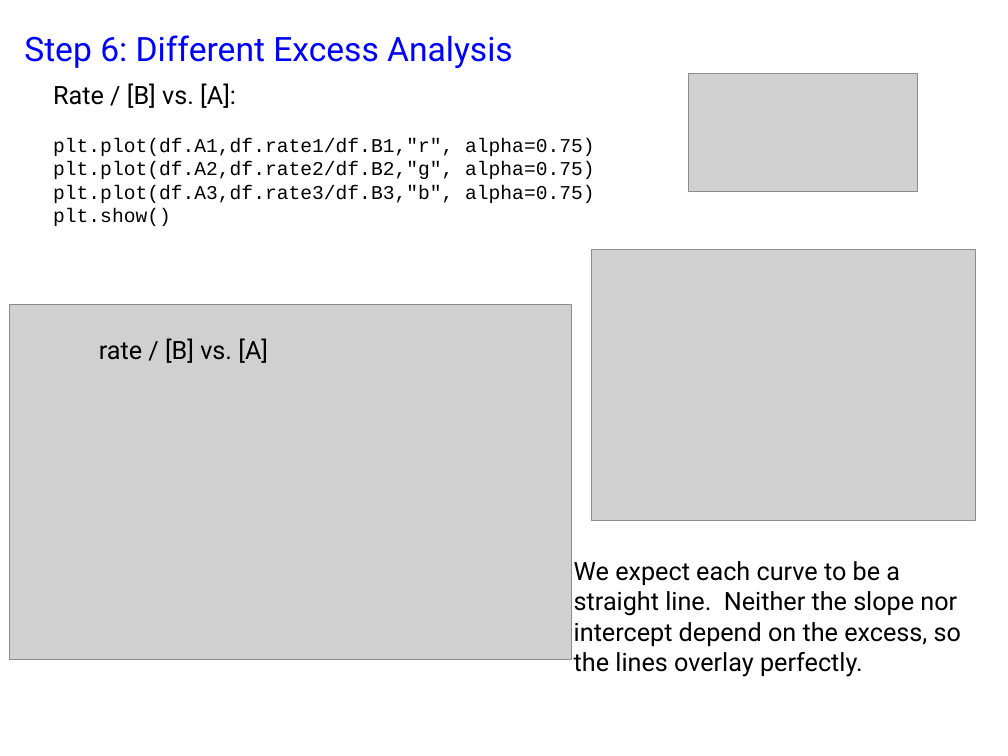
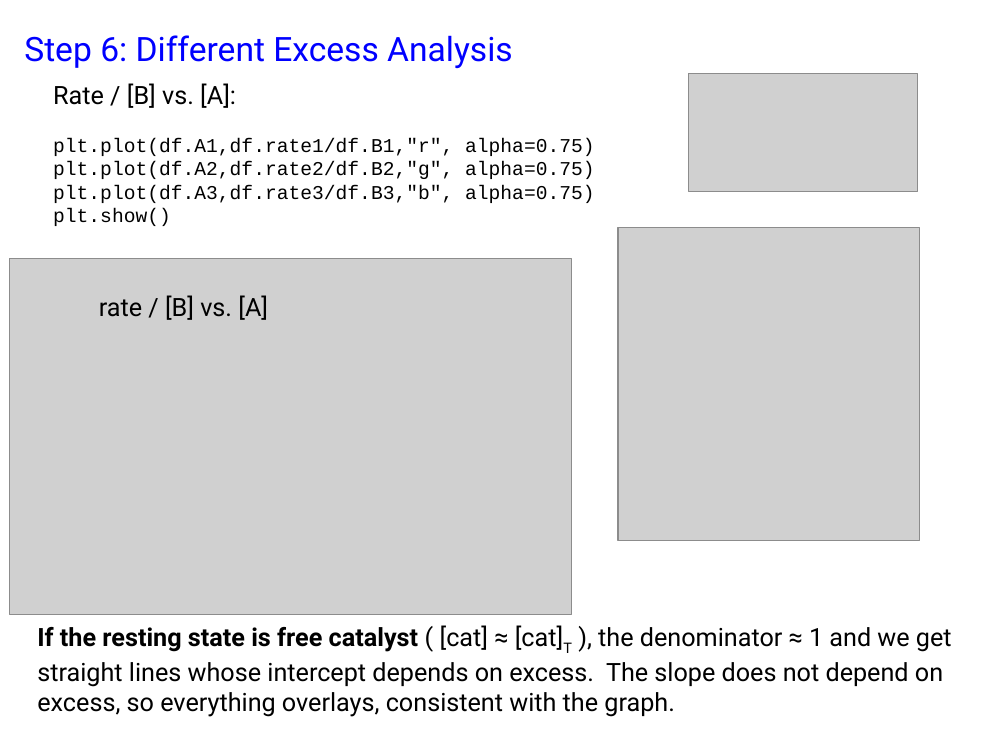
Before and after one commit to Lyle-zhang/practical_kinetics, a slide deck: slide 8 of exercise 4/exercise 4.pptx. Drawn at 1008x756 pixels with LibreOffice and Linux fonts; fonts in the diff are those of the drawing; grey boxes stand for pictures. Boxes give left, top, right and bottom in pixels: in the first picture for what was removed or moved away, otherwise in the second. Text is boxed around its words. In the diff, an @@ line names an element or a change of style, - is before the commit and + after.

```diff
--- a/exercise 4/exercise 4.pptx
+++ b/exercise 4/exercise 4.pptx
@@ picture resized from (x1=592, y1=249, x2=976, y2=521) to (x1=618, y1=227, x2=919, y2=540) @@
@@ picture moved from (x1=10, y1=304, x2=572, y2=660) to (x1=10, y1=259, x2=572, y2=615) @@
@@ text "rate / [B] vs. [A]" moved from (x1=99, y1=338, x2=268, y2=363) to (x1=99, y1=295, x2=268, y2=320) @@
@@ text at (x1=37, y1=625, x2=952, y2=717): text changed @@
-We expect each curve to be a straight line. Neither the slope nor intercept depend on the excess, so the lines overlay perfectly.
+If the resting state is free catalyst ( [cat] ≈ [cat]T ), the denominator ≈ 1 and we get straight lines whose intercept depends on excess. The slope does not depend on excess, so everything overlays, consistent with the graph.
```
Also in this commit, not shown: 1 slide added, 1 other file.
